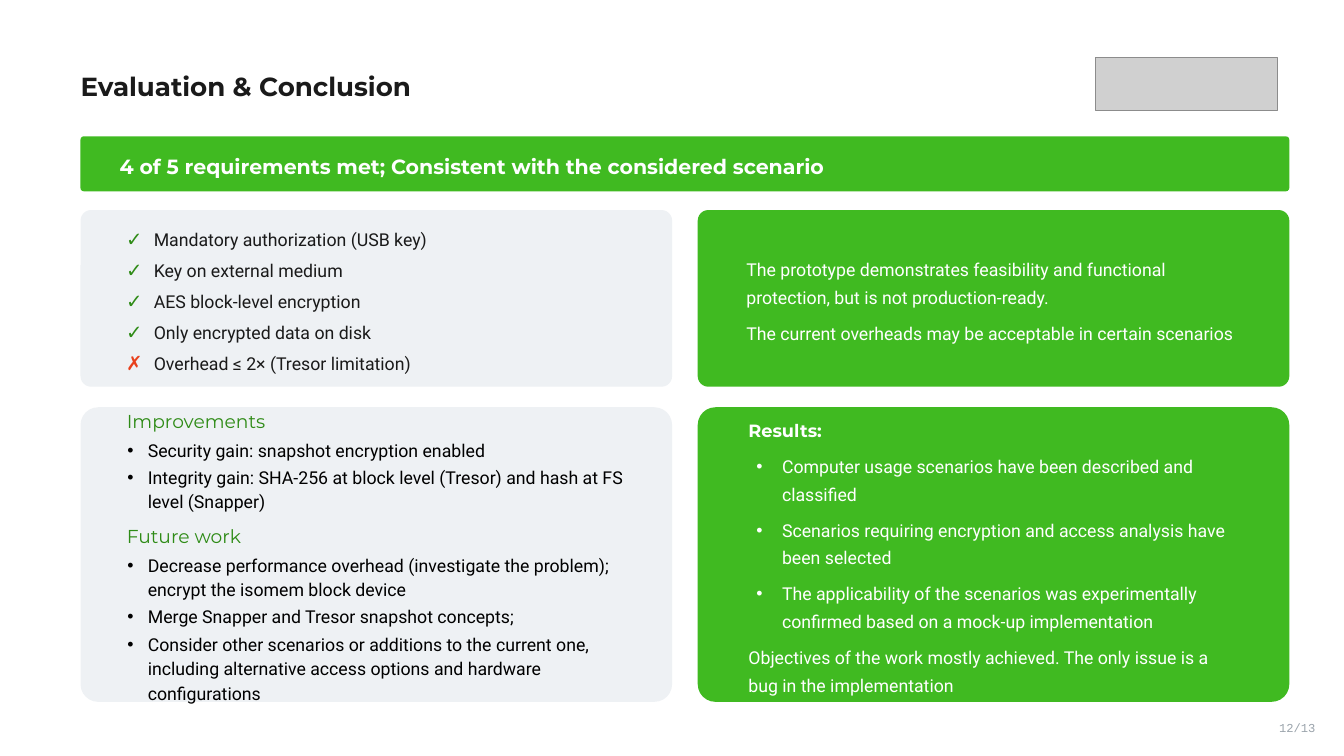
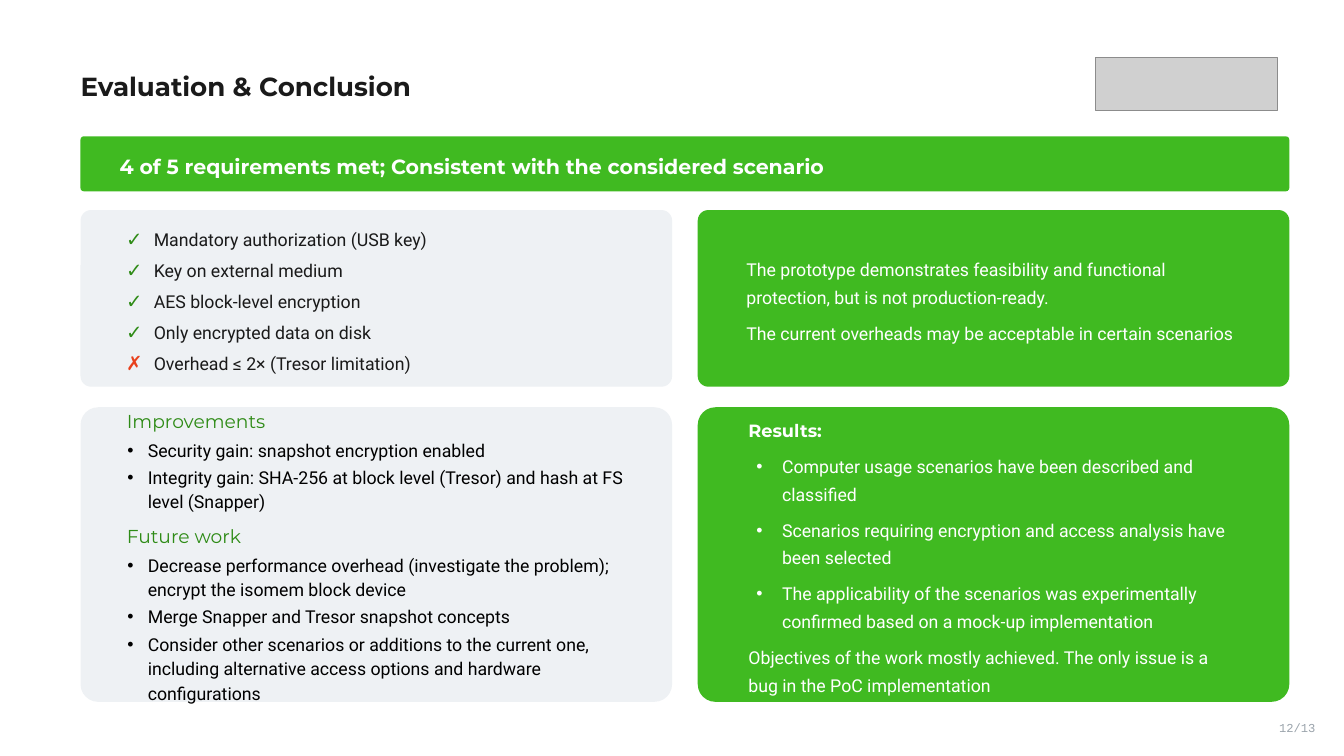
Before and after one commit to VoronM1522/Thesis_draft, a slide deck: slide 12 of presentation/slides_main.pptx. Drawn at 1344x756 pixels with LibreOffice and Linux fonts; fonts in the diff are those of the drawing; grey boxes stand for pictures. Boxes give left, top, right and bottom in pixels: in the first picture for what was removed or moved away, otherwise in the second. Text is boxed around its words. In the diff, an @@ line names an element or a change of style, - is before the commit and + after.

```diff
--- a/presentation/slides_main.pptx
+++ b/presentation/slides_main.pptx
@@ text in rounded rectangle at (x1=148, y1=609, x2=510, y2=627): text changed @@
-• Merge Snapper and Tresor snapshot concepts;
+• Merge Snapper and Tresor snapshot concepts
@@ text in rounded rectangle at (x1=748, y1=650, x2=1209, y2=696): text changed @@
-Objectives of the work mostly achieved. The only issue is a bug in the implementation
+Objectives of the work mostly achieved. The only issue is a bug in the PoC implementation
```
Also in this commit, not shown: 5 other slides changed, 1 other file.
